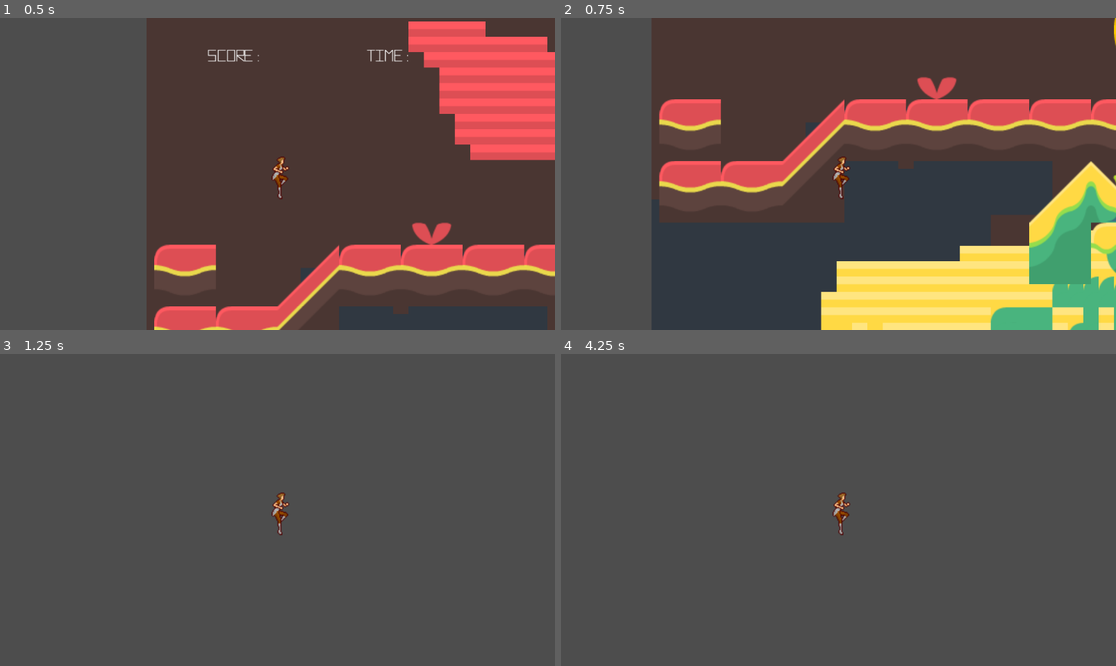
Above: before the commit, frames 1-4 (two rows, left to right).
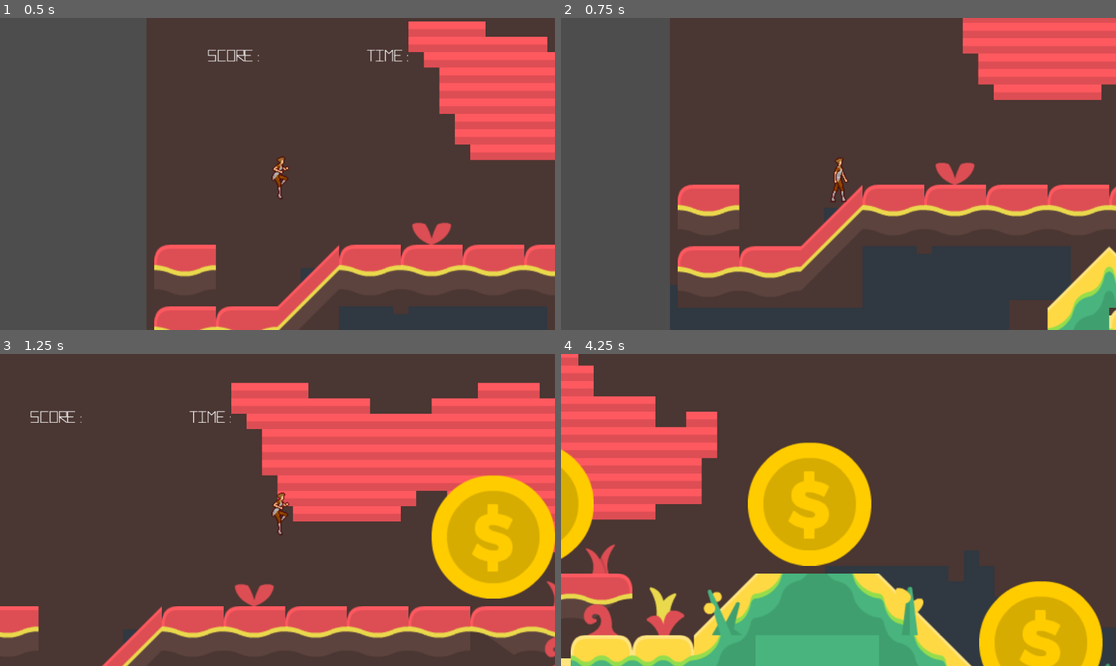
Above: after the commit, the same moments.

Repository: ThomNichol/2D-Platformer
Game: Godot game, scene res://Level 2.tscn
Two runs of this game, one before a commit and one after it. Both use one fixed random seed, a clock stepped at 60 frames per second and the inputs below. This scene is started directly instead of the project's main scene.
Inputs:
- Up to frame 1 (0.5 s): no input
- Up to frame 2 (0.75 s): hold D (Right) from 0.53 s (still down)
- Up to frame 3 (1.25 s): keep holding D (Right); tap Space (Jump) at 0.77 s
- Up to frame 4 (4.25 s): tap Space (Jump) at 1.52, 3.02, 3.77 s; release D (Right) at 2.03 s; hold A (Left) 2.03-2.78 s; hold D (Right) from 2.78 s (still down)

Frame 1 is identical in both runs. In frame 2, 52% of the frame differs, in the area x 16-100%, y 0-100%; in frame 3, 95%; in frame 4, 100%, in the area x 0-100%, y 0-100%.

Commit message:
Project 4 WIP (Just needs collision!)

Diff:
--- /dev/null
+++ b/Door.gd
@@ -0,0 +1 @@
+extends Area2D
--- a/Level 1.tscn
+++ b/Level 1.tscn
@@ -5,8 +5,8 @@
 [ext_resource type="Texture2D" uid="uid://b6e4dfmkqg3k7" path="res://Assets/coin_36.png" id="2_x2ofi"]
 [ext_resource type="PackedScene" uid="uid://dkroiytusp6gy" path="res://Player/player_container.tscn" id="3_opmhr"]
 [ext_resource type="Script" path="res://Camera.gd" id="4_mo4is"]
-[ext_resource type="AudioStream" uid="uid://lyvuo0brnqwo" path="res://Assets/Medieval Craze.wav" id="7_dgjo2"]
 [ext_resource type="Texture2D" uid="uid://40qr8x1b26d4" path="res://Assets/coin_10.png" id="7_o8ohu"]
+[ext_resource type="AudioStream" uid="uid://cmyu0vkhl56xd" path="res://Assets/Medieval Craze.mp3" id="7_vh6i0"]
 [ext_resource type="PackedScene" uid="uid://cwpbbn2dirj6d" path="res://Levels/door.tscn" id="8_0mmfq"]
 [ext_resource type="Texture2D" uid="uid://d4g4pms1mfh37" path="res://Assets/coin_11.png" id="8_i1qsb"]
 [ext_resource type="Script" path="res://Coins.gd" id="10_b8ktj"]
@@ -1245,8 +1245,9 @@
 [node name="Door" parent="." instance=ExtResource("8_0mmfq")]
 
 [node name="MedievalCraze" type="AudioStreamPlayer" parent="."]
-stream = ExtResource("7_dgjo2")
-volume_db = 20.429
+stream = ExtResource("7_vh6i0")
+volume_db = 10.0
+autoplay = true
 
 [node name="Coins" type="TileMap" parent="."]
 visible = false
--- a/Level 2.tscn
+++ b/Level 2.tscn
@@ -6,6 +6,7 @@
 [ext_resource type="FontFile" uid="uid://b3g4ewqhw5wbs" path="res://Assets/Hyperspace Bold.otf" id="4_lbwmg"]
 [ext_resource type="Texture2D" uid="uid://d4g4pms1mfh37" path="res://Assets/coin_11.png" id="5_eiam8"]
 [ext_resource type="Texture2D" uid="uid://bnchhu6nw4egm" path="res://Assets/Door.png" id="6_21ggb"]
+[ext_resource type="Script" path="res://Levels/Door.gd" id="6_27fob"]
 
 [sub_resource type="TileSetAtlasSource" id="TileSetAtlasSource_v6ah5"]
 texture = ExtResource("1_ryrdo")
@@ -1281,15 +1282,19 @@
 1:1/0 = 0
 1:1/0/physics_layer_0/linear_velocity = Vector2(0, 0)
 1:1/0/physics_layer_0/angular_velocity = 0.0
+1:1/0/physics_layer_0/polygon_0/points = PackedVector2Array(32, -32, 32, 32, -32, 32)
 2:1/0 = 0
 2:1/0/physics_layer_0/linear_velocity = Vector2(0, 0)
 2:1/0/physics_layer_0/angular_velocity = 0.0
+2:1/0/physics_layer_0/polygon_0/points = PackedVector2Array(-32, -32, 32, -32, 32, 32, -32, 32)
 3:1/0 = 0
 3:1/0/physics_layer_0/linear_velocity = Vector2(0, 0)
 3:1/0/physics_layer_0/angular_velocity = 0.0
+3:1/0/physics_layer_0/polygon_0/points = PackedVector2Array(32, -32, 32, 32, -32, 32)
 4:1/0 = 0
 4:1/0/physics_layer_0/linear_velocity = Vector2(0, 0)
 4:1/0/physics_layer_0/angular_velocity = 0.0
+4:1/0/physics_layer_0/polygon_0/points = PackedVector2Array(-32, -32, 32, 32, -32, 32)
 5:1/0 = 0
 5:1/0/physics_layer_0/linear_velocity = Vector2(0, 0)
 5:1/0/physics_layer_0/angular_velocity = 0.0
@@ -1417,27 +1422,35 @@
 1:3/0 = 0
 1:3/0/physics_layer_0/linear_velocity = Vector2(0, 0)
 1:3/0/physics_layer_0/angular_velocity = 0.0
+1:3/0/physics_layer_0/polygon_0/points = PackedVector2Array(-32, -32, 32, -32, 32, 32, -32, 32)
 2:3/0 = 0
 2:3/0/physics_layer_0/linear_velocity = Vector2(0, 0)
 2:3/0/physics_layer_0/angular_velocity = 0.0
+2:3/0/physics_layer_0/polygon_0/points = PackedVector2Array(-32, -32, 32, -32, 32, 32, -32, 32)
 3:3/0 = 0
 3:3/0/physics_layer_0/linear_velocity = Vector2(0, 0)
 3:3/0/physics_layer_0/angular_velocity = 0.0
+3:3/0/physics_layer_0/polygon_0/points = PackedVector2Array(-32, -32, 32, -32, 32, 32, -32, 32)
 4:3/0 = 0
 4:3/0/physics_layer_0/linear_velocity = Vector2(0, 0)
 4:3/0/physics_layer_0/angular_velocity = 0.0
+4:3/0/physics_layer_0/polygon_0/points = PackedVector2Array(-32, -32, 32, -32, 32, 32, -32, 32)
 5:3/0 = 0
 5:3/0/physics_layer_0/linear_velocity = Vector2(0, 0)
 5:3/0/physics_layer_0/angular_velocity = 0.0
+5:3/0/physics_layer_0/polygon_0/points = PackedVector2Array(-32, -32, 32, -32, 32, 32, -32, 32)
 6:3/0 = 0
 6:3/0/physics_layer_0/linear_velocity = Vector2(0, 0)
 6:3/0/physics_layer_0/angular_velocity = 0.0
+6:3/0/physics_layer_0/polygon_0/points = PackedVector2Array(-32, -32, 32, -32, 32, 32, -32, 32)
 7:3/0 = 0
 7:3/0/physics_layer_0/linear_velocity = Vector2(0, 0)
 7:3/0/physics_layer_0/angular_velocity = 0.0
+7:3/0/physics_layer_0/polygon_0/points = PackedVector2Array(-32, -32, 32, -32, 32, 32, -32, 32)
 8:3/0 = 0
 8:3/0/physics_layer_0/linear_velocity = Vector2(0, 0)
 8:3/0/physics_layer_0/angular_velocity = 0.0
+8:3/0/physics_layer_0/polygon_0/points = PackedVector2Array(-32, -32, 32, -32, 32, 32, -32, 32)
 9:3/0 = 0
 9:3/0/physics_layer_0/linear_velocity = Vector2(0, 0)
 9:3/0/physics_layer_0/angular_velocity = 0.0
@@ -1483,18 +1496,24 @@
 1:4/0 = 0
 1:4/0/physics_layer_0/linear_velocity = Vector2(0, 0)
 1:4/0/physics_layer_0/angular_velocity = 0.0
+1:4/0/physics_layer_0/polygon_0/points = PackedVector2Array(32, -32, 32, 32, -32, 32)
 2:4/0 = 0
 2:4/0/physics_layer_0/linear_velocity = Vector2(0, 0)
 2:4/0/physics_layer_0/angular_velocity = 0.0
+2:4/0/physics_layer_0/polygon_0/points = PackedVector2Array(-32, -32, 32, 32, -32, 32)
 3:4/0 = 0
 3:4/0/physics_layer_0/linear_velocity = Vector2(0, 0)
 3:4/0/physics_layer_0/angular_velocity = 0.0
+3:4/0/physics_layer_0/polygon_0/points = PackedVector2Array(32, -32, 32, 32, -32, 32)
 7:4/0 = 0
 7:4/0/physics_layer_0/linear_velocity = Vector2(0, 0)
 7:4/0/physics_layer_0/angular_velocity = 0.0
+7:4/0/physics_layer_0/polygon_0/points = PackedVector2Array(-32, -32, 32, -32, 32, 32)
+7:4/0/physics_layer_0/polygon_1/points = PackedVector2Array(-32, -3.5, -18, 1, -12.5, 14, -4, 21.5, 20, 32, 32, 32, 32, -32, -32, -32)
 8:4/0 = 0
 8:4/0/physics_layer_0/linear_velocity = Vector2(0, 0)
 8:4/0/physics_layer_0/angular_velocity = 0.0
+8:4/0/physics_layer_0/polygon_0/points = PackedVector2Array(-32, -32, 32, -32, 32, 32, -32, 32)
 15:4/0 = 0
 15:4/0/physics_layer_0/linear_velocity = Vector2(0, 0)
 15:4/0/physics_layer_0/angular_velocity = 0.0
@@ -1513,21 +1532,27 @@
 1:5/0 = 0
 1:5/0/physics_layer_0/linear_velocity = Vector2(0, 0)
 1:5/0/physics_layer_0/angular_velocity = 0.0
+1:5/0/physics_layer_0/polygon_0/points = PackedVector2Array(-32, -32, 32, -32, 32, 32, -32, 32)
 2:5/0 = 0
 2:5/0/physics_layer_0/linear_velocity = Vector2(0, 0)
 2:5/0/physics_layer_0/angular_velocity = 0.0
+2:5/0/physics_layer_0/polygon_0/points = PackedVector2Array(-32, -32, 32, -32, 32, 32, -32, 32)
 3:5/0 = 0
 3:5/0/physics_layer_0/linear_velocity = Vector2(0, 0)
 3:5/0/physics_layer_0/angular_velocity = 0.0
+3:5/0/physics_layer_0/polygon_0/points = PackedVector2Array(-32, -32, 32, -32, 32, 32, -32, 32)
 6:5/0 = 0
 6:5/0/physics_layer_0/linear_velocity = Vector2(0, 0)
 6:5/0/physics_layer_0/angular_velocity = 0.0
+6:5/0/physics_layer_0/polygon_0/points = PackedVector2Array(-32, -32, 32, -32, 32, 32, -32, 32)
 7:5/0 = 0
 7:5/0/physics_layer_0/linear_velocity = Vector2(0, 0)
 7:5/0/physics_layer_0/angular_velocity = 0.0
+7:5/0/physics_layer_0/polygon_0/points = PackedVector2Array(-32, -32, 32, -32, 32, 32, -32, 32)
 8:5/0 = 0
 8:5/0/physics_layer_0/linear_velocity = Vector2(0, 0)
 8:5/0/physics_layer_0/angular_velocity = 0.0
+8:5/0/physics_layer_0/polygon_0/points = PackedVector2Array(-32, -32, 32, -32, 32, 32, -32, 32)
 9:5/0 = 0
 9:5/0/physics_layer_0/linear_velocity = Vector2(0, 0)
 9:5/0/physics_layer_0/angular_velocity = 0.0
@@ -1741,9 +1766,11 @@
 1:9/0 = 0
 1:9/0/physics_layer_0/linear_velocity = Vector2(0, 0)
 1:9/0/physics_layer_0/angular_velocity = 0.0
+1:9/0/physics_layer_0/polygon_0/points = PackedVector2Array(-32, -32, 32, -32, 32, 32, -32, 32)
 2:9/0 = 0
 2:9/0/physics_layer_0/linear_velocity = Vector2(0, 0)
 2:9/0/physics_layer_0/angular_velocity = 0.0
+2:9/0/physics_layer_0/polygon_0/points = PackedVector2Array(-32, -32, 32, -32, 32, 32, -32, 32)
 3:9/0 = 0
 3:9/0/physics_layer_0/linear_velocity = Vector2(0, 0)
 3:9/0/physics_layer_0/angular_velocity = 0.0
@@ -2248,12 +2275,14 @@
 layer_0/tile_data = PackedInt32Array(458777, 0, 0, 458795, 0, 0, 1048634, 0, 0)
 
 [node name="Door" type="Area2D" parent="."]
+script = ExtResource("6_27fob")
+
+[node name="CollisionPolygon2D" type="CollisionPolygon2D" parent="Door"]
+position = Vector2(1187, 287)
+polygon = PackedVector2Array(23, -25, 7, -35, -19, -31, -33, -14, -32, 33, 32, 34, 31, -12)
 
 [node name="Sprite2D" type="Sprite2D" parent="Door"]
 position = Vector2(1187, 287)
 texture = ExtResource("6_21ggb")
 
-[node name="CollisionPolygon2D" type="CollisionPolygon2D" parent="Door/Sprite2D"]
-polygon = PackedVector2Array(23, -25, 7, -35, -19, -31, -33, -14, -32, 33, 32, 34, 31, -12)
-
-[connection signal="body_entered" from="Door" to="Player_Container" method="_on_door_body_entered"]
+[connection signal="body_entered" from="Door" to="Door" method="_on_body_entered"]
--- a/Level 3.tscn
+++ b/Level 3.tscn
@@ -1,6 +1,8 @@
-[gd_scene load_steps=8 format=3 uid="uid://bnkbvk64eghto"]
+[gd_scene load_steps=10 format=3 uid="uid://bnkbvk64eghto"]
 
 [ext_resource type="Texture2D" uid="uid://cdgw7vgj2461y" path="res://Assets/tilesheet_complete.png" id="1_1wmgk"]
+[ext_resource type="PackedScene" uid="uid://b4kfw2wi8dnce" path="res://NightBorne.tscn" id="2_fhb2j"]
+[ext_resource type="Script" path="res://Player/Player_Container.gd" id="3_h3gh8"]
 
 [sub_resource type="TileSetAtlasSource" id="TileSetAtlasSource_ea7me"]
 texture = ExtResource("1_1wmgk")
@@ -1240,3 +1242,13 @@
 [node name="Foreground" type="TileMap" parent="."]
 tile_set = SubResource("TileSet_7btx4")
 format = 2
+
+[node name="NightBorne" parent="." instance=ExtResource("2_fhb2j")]
+position = Vector2(1239, 510)
+scale = Vector2(3, 3)
+
+[node name="Player_Container" type="Node2D" parent="."]
+script = ExtResource("3_h3gh8")
+
+[node name="Spawn" type="Marker2D" parent="Player_Container"]
+position = Vector2(190, 466)
--- a/Level1.gd
+++ b/Level1.gd
@@ -3,13 +3,10 @@
 
 # Called when the node enters the scene tree for the first time.
 func _ready():
-	pass # Replace with function body.
+	var MedievalCraze = get_node("/root/Game/MedievalCraze")
+	MedievalCraze.play()
 
 
 # Called every frame. 'delta' is the elapsed time since the previous frame.
 func _process(delta):
 	pass
-
-func hit(_ball):
-	var MedievalCraze = get_node("/root/Game/MedievalCraze")
-	MedievalCraze.play()
--- a/NightBorne.tscn
+++ b/NightBorne.tscn
@@ -313,8 +313,8 @@
 "speed": 15.0
 }]
 
-[sub_resource type="RectangleShape2D" id="RectangleShape2D_qnsno"]
-size = Vector2(24, 33)
+[sub_resource type="RectangleShape2D" id="RectangleShape2D_7v2ko"]
+size = Vector2(22, 32)
 
 [node name="NightBorne" type="CharacterBody2D"]
 script = ExtResource("1_u3vx2")
@@ -324,8 +324,11 @@
 animation = &"NightBorneDeath"
 
 [node name="CollisionShape2D" type="CollisionShape2D" parent="."]
-
-[node name="AttackCast" type="RayCast2D" parent="."]
+position = Vector2(1, 6)
+shape = SubResource("RectangleShape2D_7v2ko")
+
+[node name="Attack" type="RayCast2D" parent="."]
+target_position = Vector2(37, 0)
 
 [node name="StateMachine" type="Node" parent="."]
 script = ExtResource("2_lhrxm")
@@ -340,12 +343,6 @@
 
 [node name="NightBorneDies" type="Node" parent="StateMachine"]
 script = ExtResource("5_qgmoj")
-
-[node name="Above_and_Below" type="Area2D" parent="."]
-
-[node name="CollisionShape2D" type="CollisionShape2D" parent="Above_and_Below"]
-position = Vector2(1, 6.5)
-shape = SubResource("RectangleShape2D_qnsno")
 
 [node name="NightBorneAttackVoice" type="AudioStreamPlayer" parent="."]
 stream = ExtResource("7_lm274")
--- a/game.tscn
+++ b/game.tscn
@@ -6,6 +6,7 @@
 [ext_resource type="PackedScene" uid="uid://cwpbbn2dirj6d" path="res://Levels/door.tscn" id="4_f8whs"]
 [ext_resource type="Texture2D" uid="uid://dba837esbyo6j" path="res://Assets/coin_01.png" id="5_cl5id"]
 [ext_resource type="Script" path="res://Levels/Coins.gd" id="6_byyb7"]
+[ext_resource type="AudioStream" uid="uid://cmyu0vkhl56xd" path="res://Assets/Medieval Craze.mp3" id="7_jmw3u"]
 
 [sub_resource type="TileSetAtlasSource" id="TileSetAtlasSource_5q8nw"]
 texture = ExtResource("1_2f87u")
@@ -1205,4 +1206,8 @@
 layer_0/tile_data = PackedInt32Array(262144, 0, 0, 131080, 0, 0, 65549, 0, 0, 65541, 0, 0, 262162, 0, 0, 262166, 0, 0, 327705, 0, 0)
 script = ExtResource("6_byyb7")
 
+[node name="Medieval Craze" type="AudioStreamPlayer" parent="."]
+stream = ExtResource("7_jmw3u")
+autoplay = true
+
 [connection signal="body_entered" from="Player/Coin_Collector" to="Player" method="_on_coin_collector_body_entered"]
Not shown, added: Assets/Medieval Craze.mp3.import
Not shown, removed: Assets/Medieval Craze.wav.import
Not shown: 1 places in Level 2.tscn that only renumber resources
Not shown: 1 places in game.tscn that only renumber resources
Not shown, added: Assets/Medieval Craze.mp3
Not shown, changed: Assets/Medieval Craze.wav
